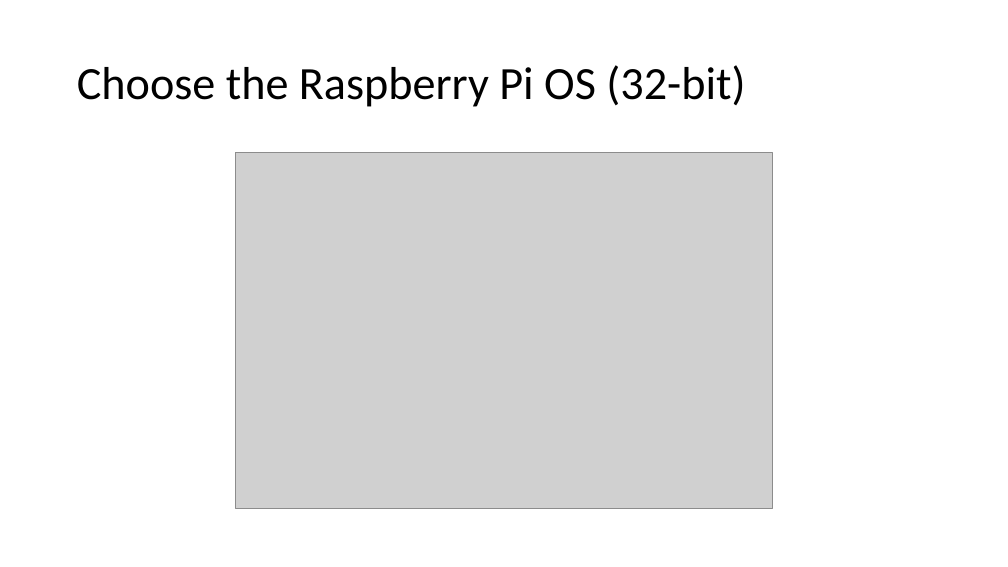
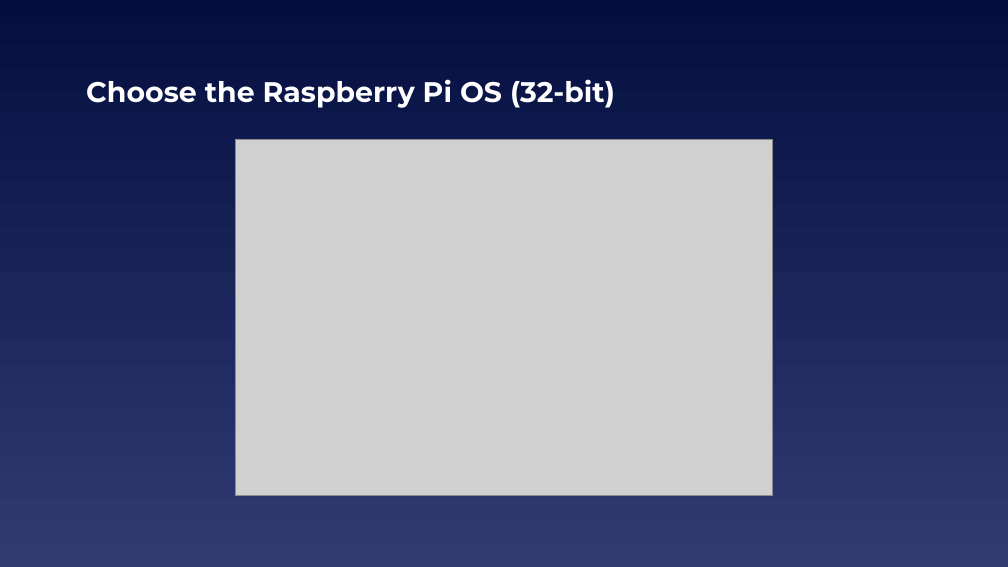
Before and after one commit to EELabMan/Raspberry-Pi-Intro, a slide deck: slide 5 of Raspberry Pi Intro.pptx. Drawn at 1008x567 pixels with LibreOffice and Linux fonts; fonts in the diff are those of the drawing; grey boxes stand for pictures. Boxes give left, top, right and bottom in pixels: in the first picture for what was removed or moved away, otherwise in the second. Text is boxed around its words. In the diff, an @@ line names an element or a change of style, - is before the commit and + after.

```diff
--- a/Raspberry Pi Intro.pptx
+++ b/Raspberry Pi Intro.pptx
@@ background #FFFFFF to gradient #040E41 to #303B72 @@
@@ title "Choose the Raspberry Pi OS ..." moved from (x1=77, y1=65, x2=745, y2=107) to (x1=86, y1=79, x2=615, y2=108) @@
@@ title "Choose the Raspberry Pi OS ..." at (x1=86, y1=79, x2=615, y2=108): size 44 to 27 pt, font Calibri to Montserrat, text colour #000000 to #FFFFFF, bold on; line spacing 0.9 to 1 @@
@@ picture moved from (x1=236, y1=153, x2=772, y2=509) to (x1=236, y1=139, x2=772, y2=495) @@
```
Also in this commit, not shown: 14 other slides changed, 4 slides added, 2 slides removed.
